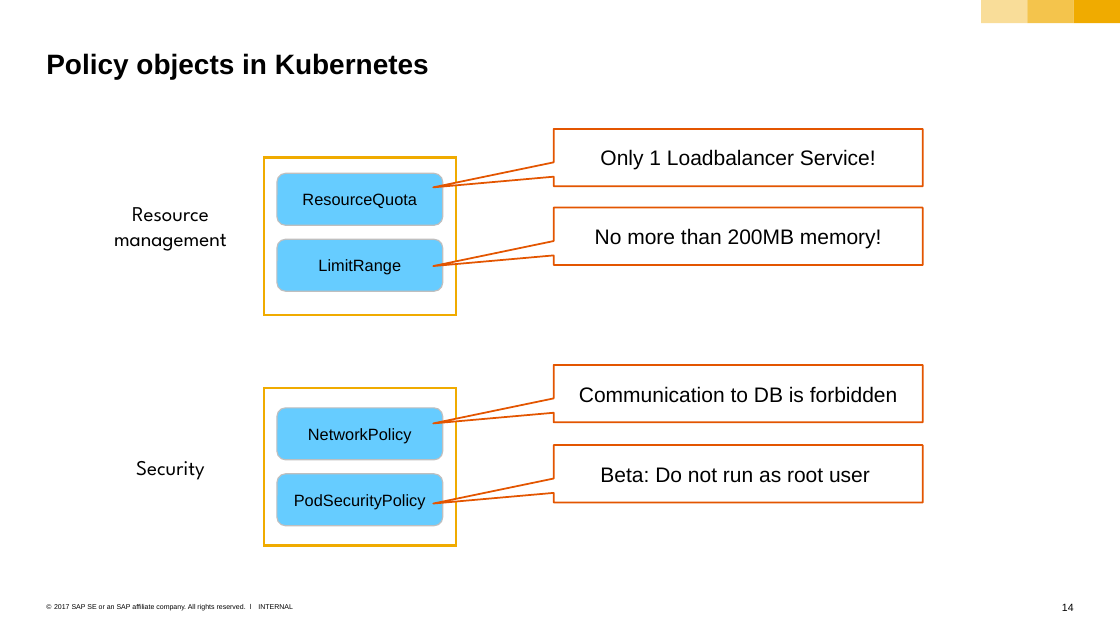
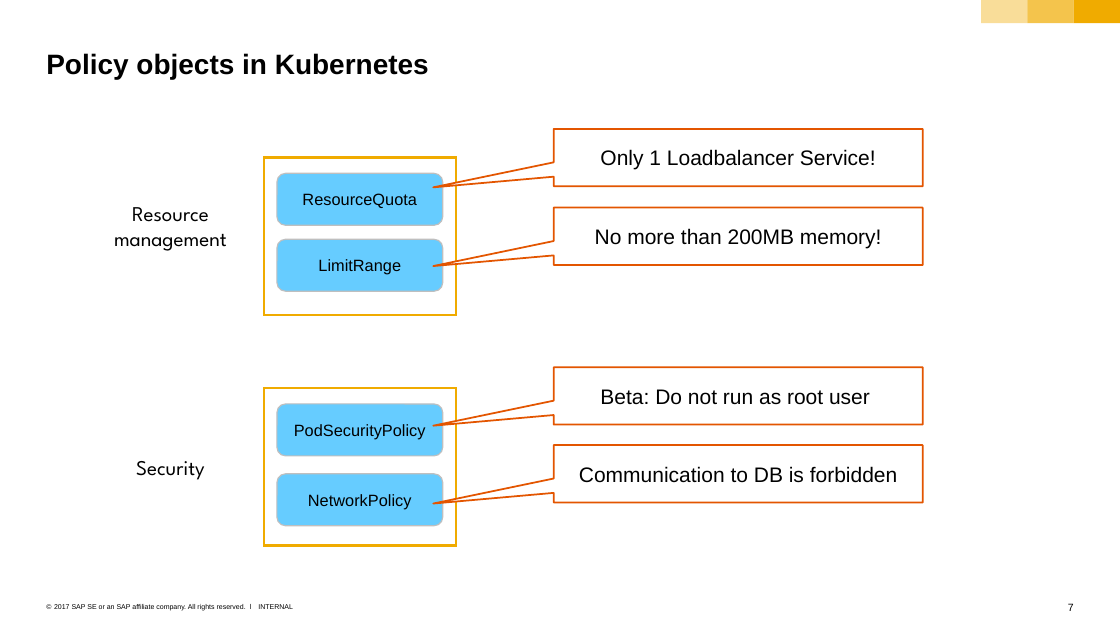
Before and after one commit to cuijiyao01/docker-k8s-training, a slide deck: slide 7 of kubernetes/11_2_security.pptx (slide 14 before the commit). Drawn at 1120x630 pixels with LibreOffice and Linux fonts; fonts in the diff are those of the drawing. Boxes give left, top, right and bottom in pixels: in the first picture for what was removed or moved away, otherwise in the second. Text is boxed around its words. In the diff, an @@ line names an element or a change of style, - is before the commit and + after.

```diff
--- a/kubernetes/11_2_security.pptx
+++ b/kubernetes/11_2_security.pptx
@@ speech box "Beta: Do not run as ...": place and size @@
-speech box "Beta: Do not run as ..." at (553,445,923,502)
+speech box "Beta: Do not run as ..." at (553,367,923,424)
@@ rounded rectangle "PodSecurityPolicy": place and size @@
-rounded rectangle "PodSecurityPolicy" at (277,474,442,526)
+rounded rectangle "PodSecurityPolicy" at (277,404,442,456)
@@ speech box "Communication to DB is forbidden": place and size @@
-speech box "Communication to DB is forbidden" at (553,365,923,422)
+speech box "Communication to DB is forbidden" at (553,445,923,502)
@@ rounded rectangle "NetworkPolicy": place and size @@
-rounded rectangle "NetworkPolicy" at (277,408,442,460)
+rounded rectangle "NetworkPolicy" at (277,474,442,526)
@@ page number at (1068,603,1074,611): text changed @@
-14
+7
```
Also in this commit, not shown: 1 other slide changed, 10 slides removed, 3 other files.
